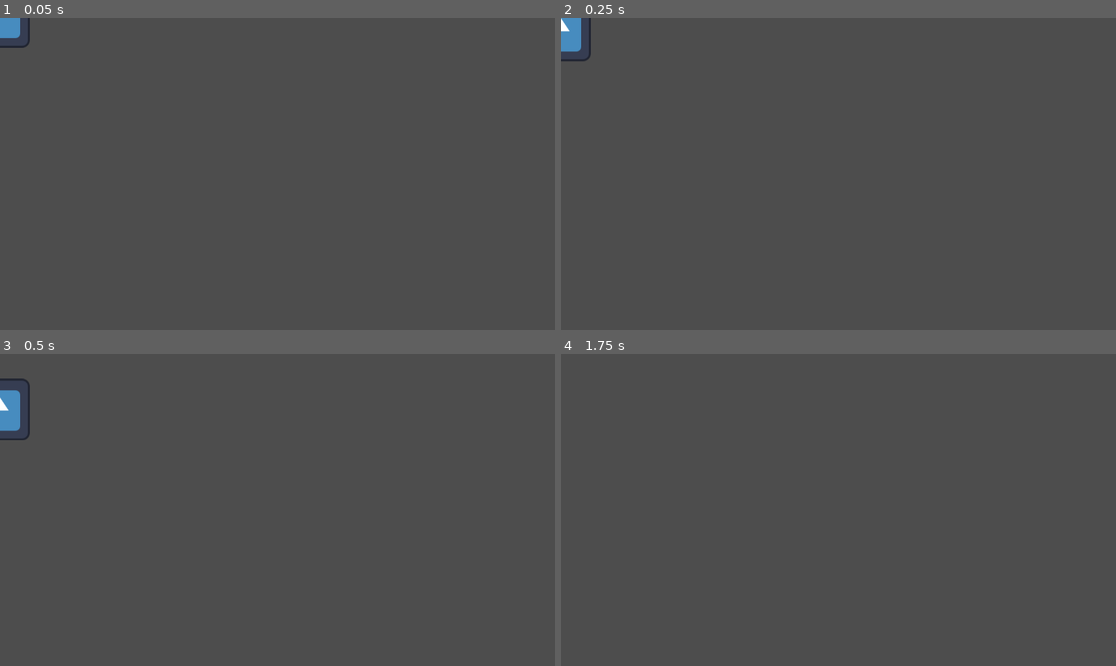
Above: before the commit, frames 1-4 (two rows, left to right).
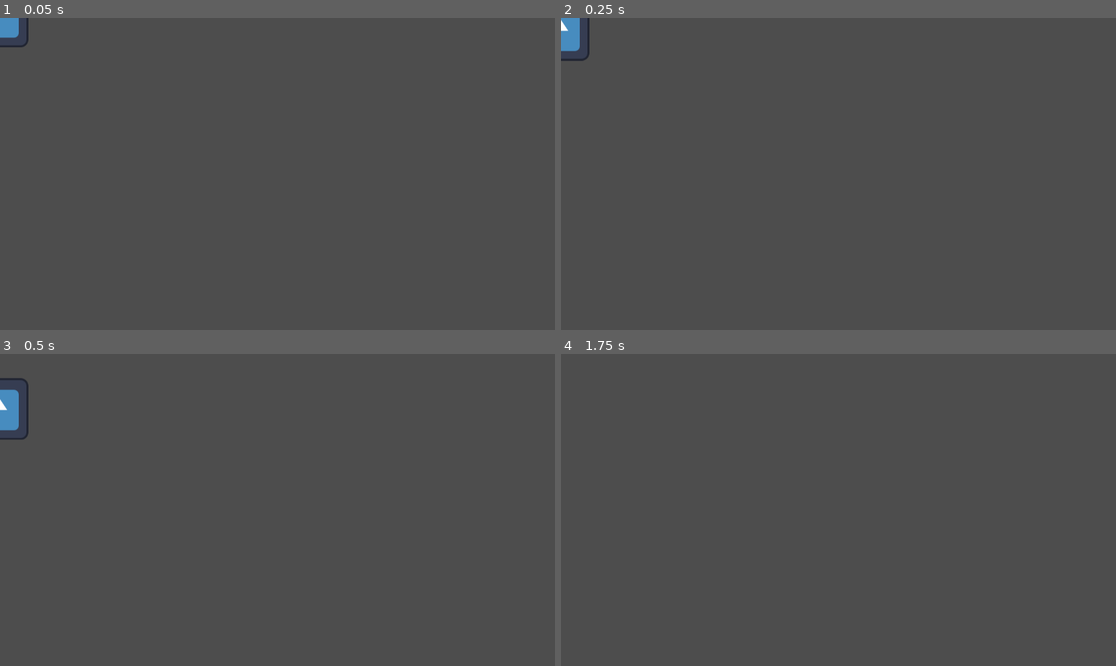
Above: after the commit, the same moments.

Repository: PhilipRomeoMueller/Fortaria
Game: Godot game, scene res://scenes/testbody.tscn
Same seed, same stepped clock (60 frames per second), same inputs: the game is played once before the commit and once after it. This scene is started directly instead of the project's main scene. The engine's default icon, where the game draws it, is replaced by a stand-in: a white triangle on a blue panel in a dark square.
Inputs:
- Up to frame 1 (0.05 s): no input
- Up to frame 2 (0.25 s): no input
- Up to frame 3 (0.5 s): no input
- Up to frame 4 (1.75 s): tap Enter (ui_accept) at 0.5, 0.77, 1.52 s; hold Right (ui_right) from 0.53 s (still down)

The runs differ from the first frame. In frame 1, less than 0.1% of the frame differs, in the area x 0-6%, y 0-10%; in frame 2, 0.1%; in frame 3, 0.2%, in the area x 0-6%, y 8-28%; in frame 4, nothing differs.

Commit message:
Added the volcano spritesheet
I added the volcano spritesheet, pablo needs to make the biom

Diff:
--- a/scenes/testbody.tscn
+++ b/scenes/testbody.tscn
@@ -3,10 +3,9 @@
 [ext_resource type="Script" uid="uid://cbns0ygaj28dn" path="res://scripts/testbody.gd" id="1_muyg6"]
 [ext_resource type="Texture2D" uid="uid://bygvii7qqth1p" path="res://sprites/icon.svg" id="2_ypkfw"]
 
-
 [node name="Testbody" type="CharacterBody2D"]
 script = ExtResource("1_muyg6")
 
 [node name="Icon" type="Sprite2D" parent="."]
-position = Vector2(-2, -3)
+position = Vector2(-5, -4)
 texture = ExtResource("2_ypkfw")
Binary file added: assets/Spritesheet-Volcano1-Really.ase
Binary file added: assets/Spritesheet-Volcano1-Really.png
Not shown, added: assets/Spritesheet-Volcano1-Really.png.import
